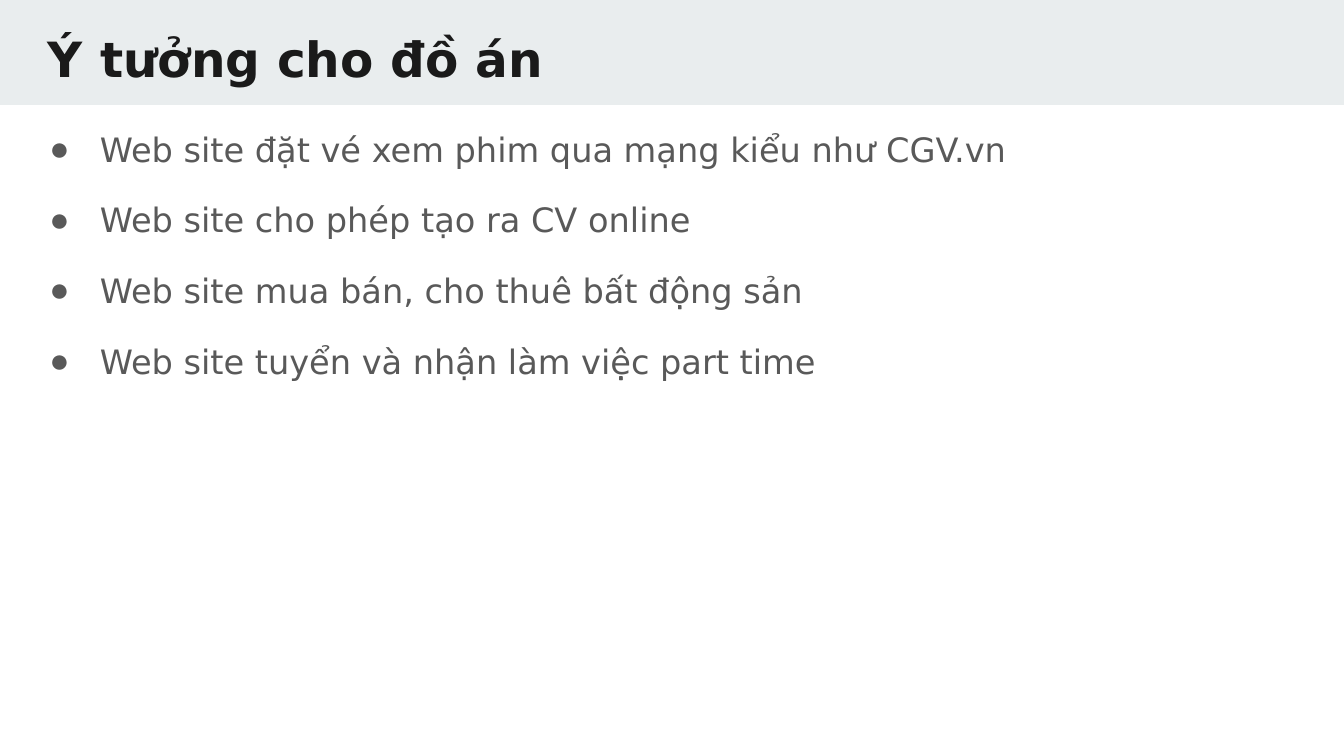
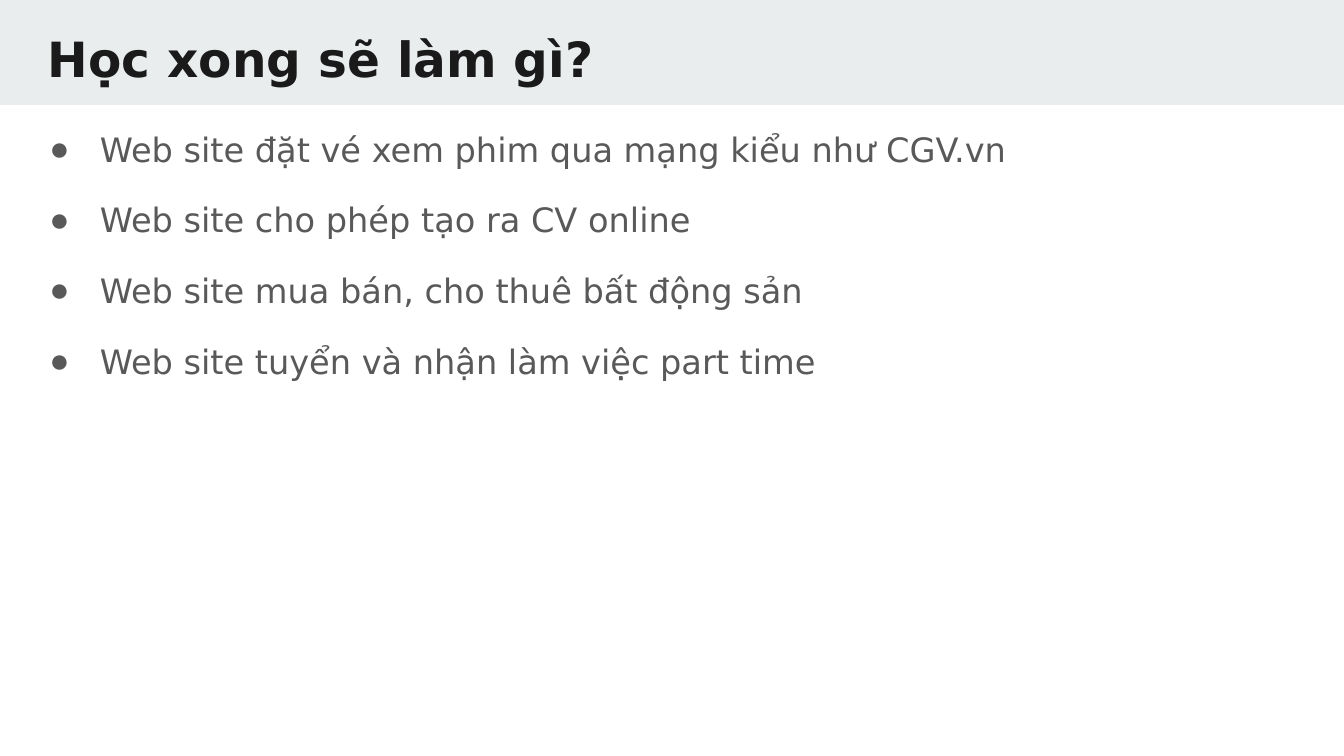
Before and after one commit to TechMaster/golang, a slide deck: slide 4 of slides/GolangBasic1.pptx (slide 6 before the commit). Drawn at 1344x756 pixels with LibreOffice and Linux fonts; fonts in the diff are those of the drawing. Boxes give left, top, right and bottom in pixels: in the first picture for what was removed or moved away, otherwise in the second. Text is boxed around its words. In the diff, an @@ line names an element or a change of style, - is before the commit and + after.

```diff
--- a/slides/GolangBasic1.pptx
+++ b/slides/GolangBasic1.pptx
@@ title at (48,38,593,88): text changed @@
-Ý tưởng cho đồ án
+Học xong sẽ làm gì?
```
Also in this commit, not shown: 7 other slides changed, 5 slides added, 2 slides removed, 44 other files.
